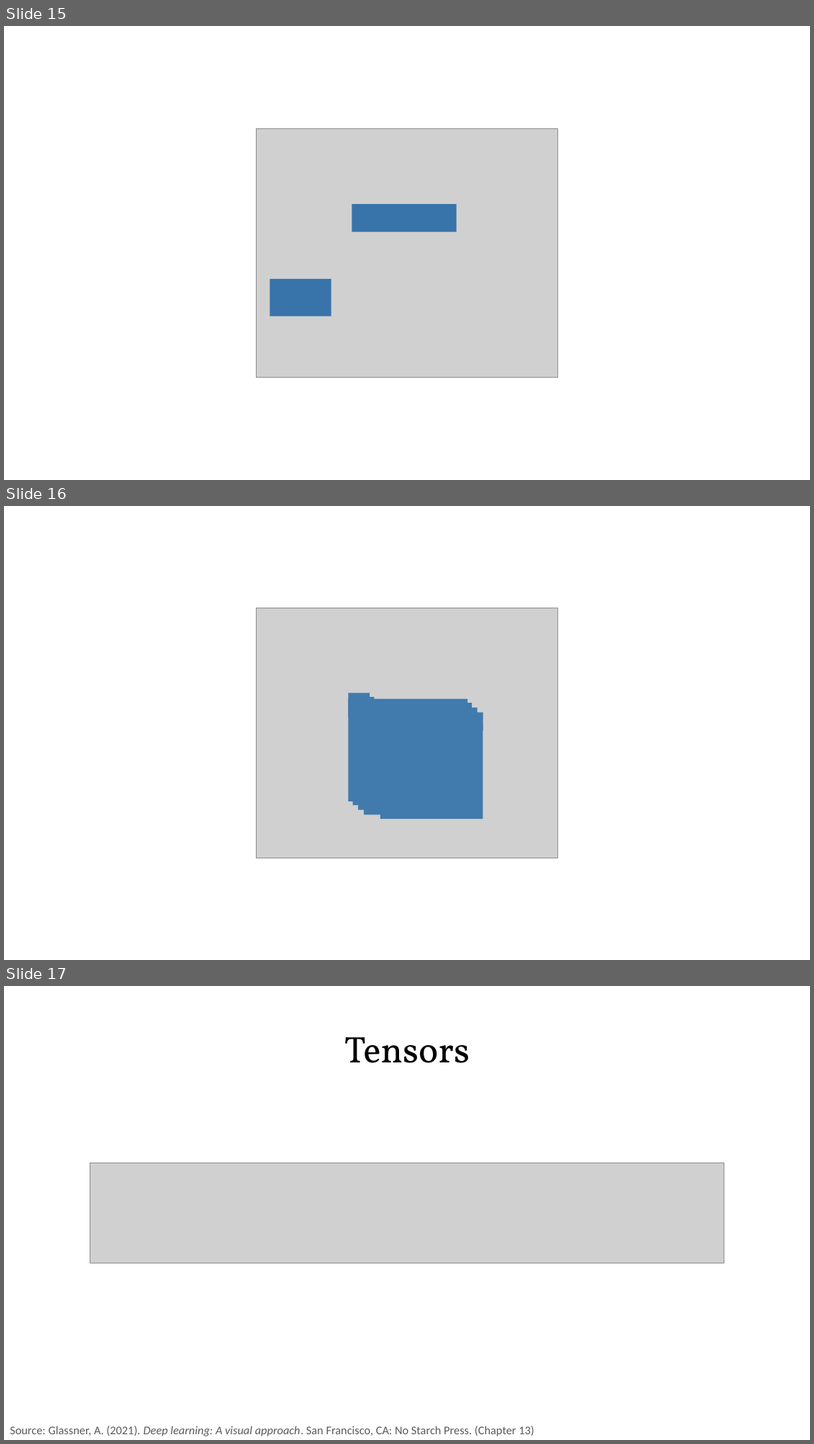
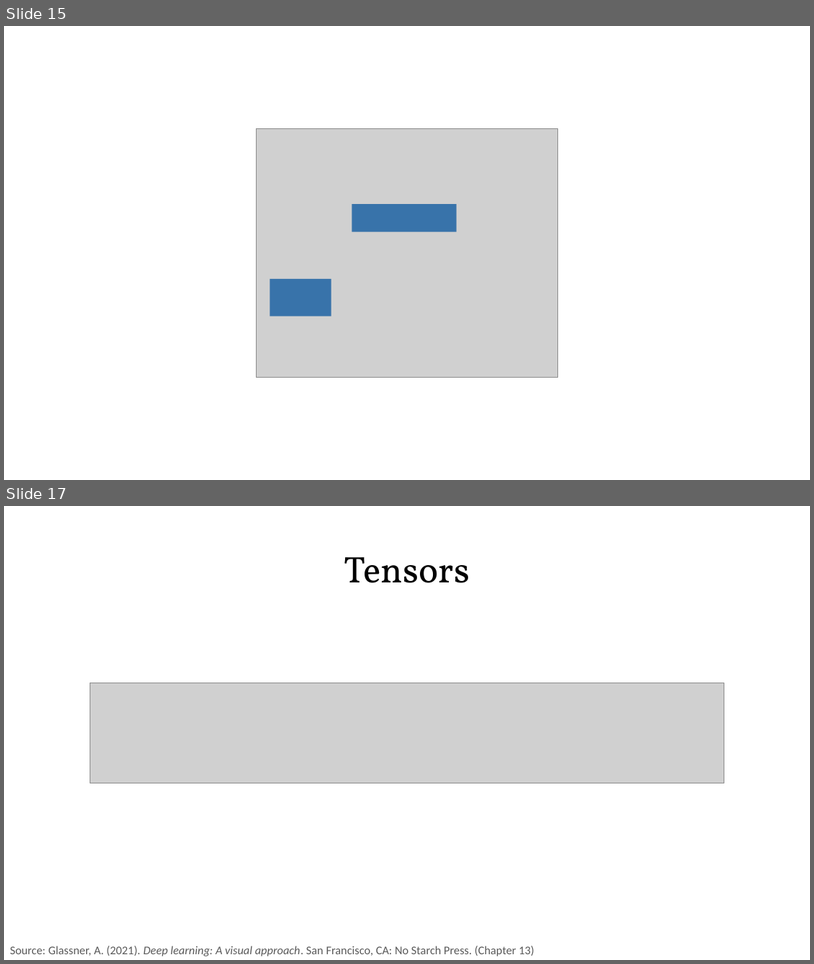
Before and after one commit to PracticumAI/cnn, a slide deck: presentations/01_cnn_intro.pptx. Shown one above the other, each under a label of ours: slides 15, 16 and 17 before the commit, slides 15 and 17 after it; the slides between them are not shown. The pictures are 814x1444 and 814x964 pixels, drawn with LibreOffice and Linux fonts; fonts in the diff are those of the drawing; grey boxes stand for pictures. Boxes give left, top, right and bottom in pixels: in the first picture for what was removed or moved away, otherwise in the second. Text is boxed around its words. In the diff, an @@ line names an element or a change of style, - is before the commit and + after.

```diff
--- a/presentations/01_cnn_intro.pptx
+++ b/presentations/01_cnn_intro.pptx
@@ slide 16 removed at (4, 506, 810, 960), background #FFFFFF @@
@@ picture removed at (257, 608, 558, 857) @@
@@ rectangle removed at (349, 693, 370, 801) @@
@@ rectangle removed at (349, 698, 468, 717) @@
@@ rectangle removed at (353, 697, 374, 805) @@
@@ rectangle removed at (353, 703, 472, 721) @@
@@ rectangle removed at (358, 701, 380, 810) @@
@@ rectangle removed at (358, 708, 478, 726) @@
@@ rectangle removed at (364, 706, 385, 815) @@
@@ rectangle removed at (365, 713, 484, 731) @@
@@ rectangle removed at (381, 725, 484, 818) @@
```
Also in this commit, not shown: 1 slide added, 1 other file.
